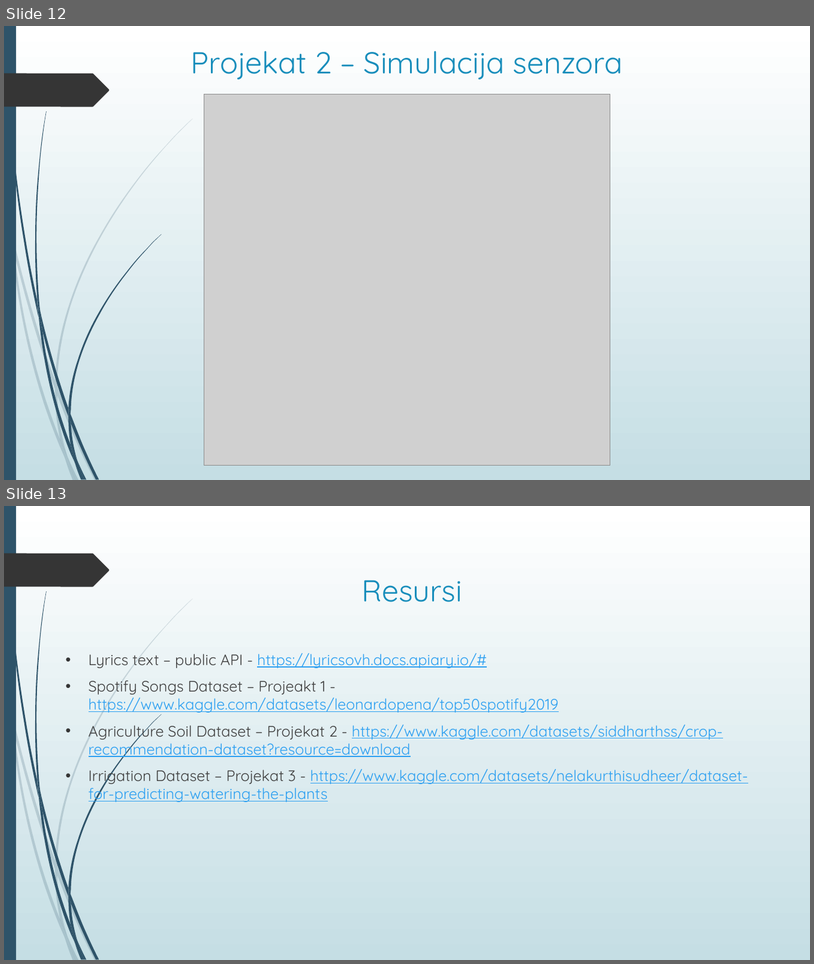
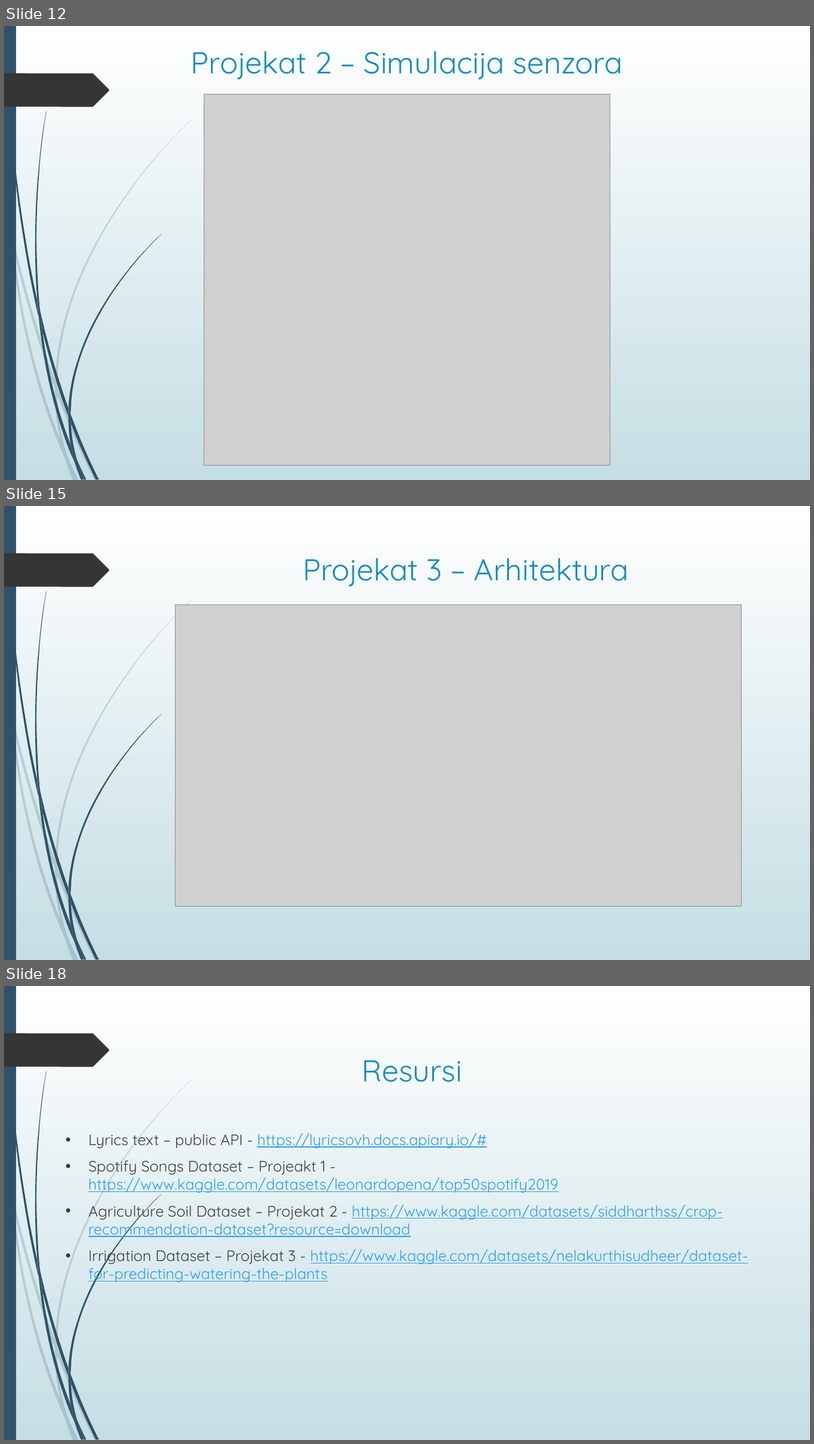
Before and after one commit to TeaMitic/SOA, a slide deck: Prezentacija projekata/Servisno-orijentisane arhitekture – Projekti.pptx. Shown one above the other, each under a label of ours: slides 12 and 13 before the commit, slides 12, 15 and 18 after it; the slides between them are not shown. The pictures are 814x964 and 814x1444 pixels, drawn with LibreOffice and Linux fonts; fonts in the diff are those of the drawing; grey boxes stand for pictures. Boxes give left, top, right and bottom in pixels: in the first picture for what was removed or moved away, otherwise in the second. Text is boxed around its words. In the diff, an @@ line names an element or a change of style, - is before the commit and + after.

Commit message:
Dodat deo za treci projekat

```diff
--- a/Prezentacija projekata/Servisno-orijentisane arhitekture – Projekti.pptx
+++ b/Prezentacija projekata/Servisno-orijentisane arhitekture – Projekti.pptx
@@ slide 15 added at [4,506,810,960], background gradient #FFFFFF to #C5DEE5; not listed: 24 template elements that a slide beside it also shows @@
@@ title added at [303,558,629,586], 36 pt, text #178DBB @@
+Projekat 3 – Arhitektura
@@ picture added at [176,605,742,906] @@
@@ what was slide 13 is now slide 18 @@
```
Also in this commit, not shown: 4 other slides added, 3 other files.
